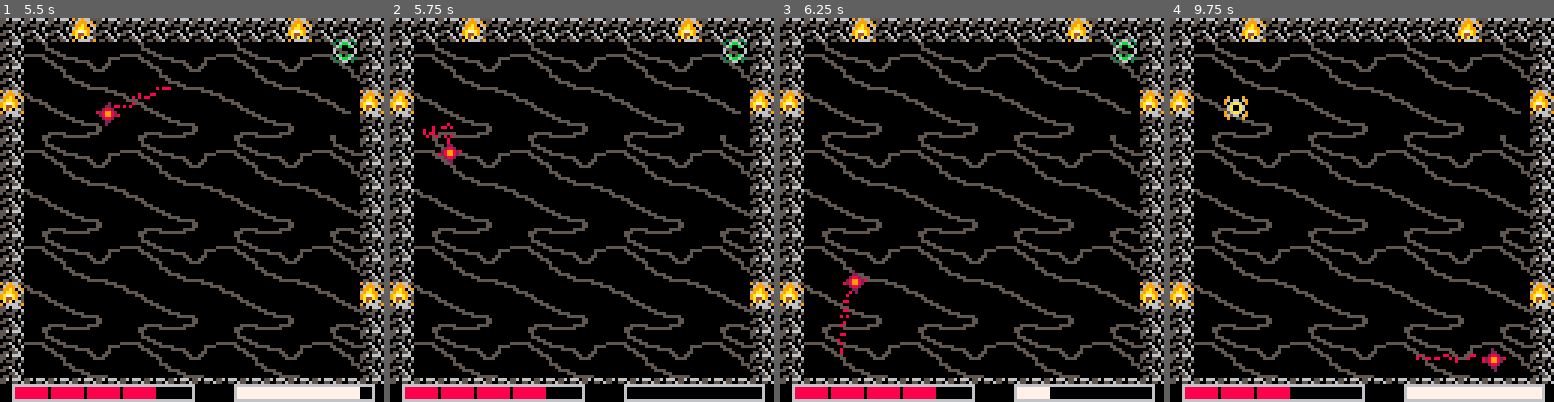
Above: before the commit, frames 1-4 (left to right).
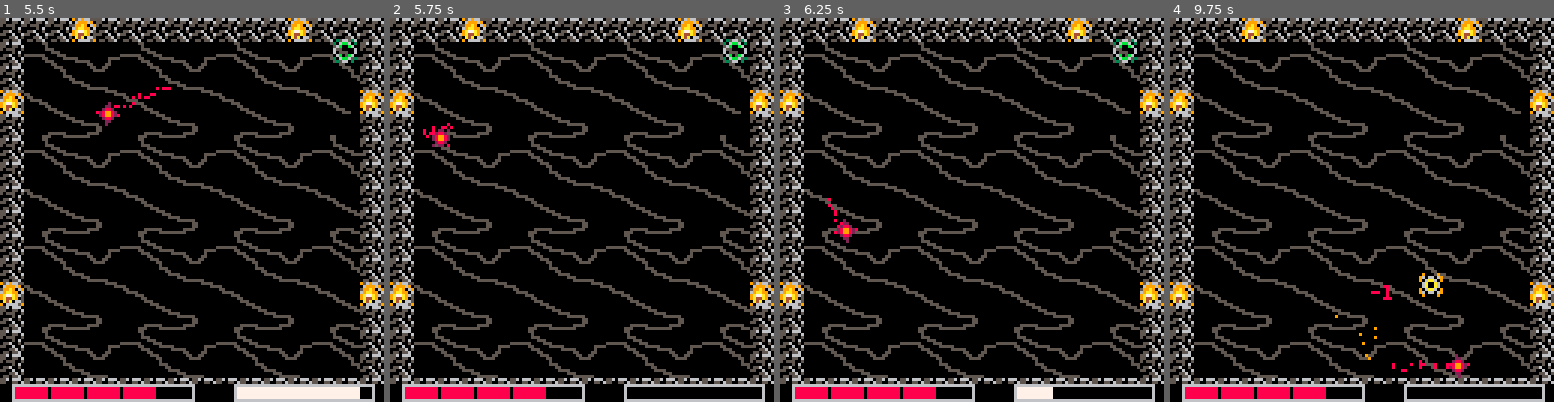
Above: after the commit, the same moments.

Repository: Nakeeb0/NAHL
Game: PICO-8 cartridge nahl.p8
Two runs of this game, one before a commit and one after it. Both use one fixed random seed, a clock stepped at 60 frames per second and the inputs below.
Inputs:
- Up to frame 1 (5.5 s): tap X (X key) at 0.33, 1.07, 1.85, 2.97, 4.08, 5.2 s; tap O (Z key) at 0.7, 1.7, 2.1, 2.5, 2.9, 3.3, 3.7, 4.1, 4.5, 4.9, 5.3 s; hold Right 1.6-2.1 s; hold Up 2.15-2.42 s; hold Right 2.47-3.03 s; hold Left 3.08-3.58 s; hold Down 3.63-3.97 s; hold Right 4.02-4.68 s; hold Up 4.73-5.03 s; hold Left from 5.08 s (still down)
- Up to frame 2 (5.75 s): release Left at 5.68 s; tap O (Z key) at 5.7 s; hold Down from 5.73 s (still down)
- Up to frame 3 (6.25 s): release Down at 6.03 s; hold Right from 6.08 s (still down); tap O (Z key) at 6.1 s
- Up to frame 4 (9.75 s): tap X (X key) every 1.12 s from 6.32 to 9.67 s; tap O (Z key) every 0.4 s from 6.5 to 9.7 s; release Right at 6.58 s; hold Right 6.63-7.13 s; hold Up 7.18-7.45 s; hold Right 7.5-8.07 s; hold Left 8.12-8.62 s; hold Down 8.67-9 s; hold Right 9.05-9.72 s

Frame 1 is identical in both runs. In frame 2, 0.3% of the frame differs, in the area x 10-19%, y 28-39%; in frame 3, 0.5%; in frame 4, 2.4%, in the area x 14-97%, y 20-100%.

Commit message:
made player its own class and reduced actor bloat

Diff:
--- a/nahl.lua
+++ b/nahl.lua
@@ -24,22 +24,9 @@
 
 	enemies = {}
 	actor = {}
-	player = make_actor(17, 32+arenax, 32+arenay)
-	player.w = 3
-	player.h = 3
-	player.accel = 0.1
-	player.force = 1.5
-	player.weight = 2
-	player.friction = 0.975
-	player.team = 0
-	player.hp = 5
-	player.hp_max = 5
-	player.force_threshold = 0.35
-	player.damage = 1
-	player.type = "player"
+	player = pc.new(17, 32+arenax, 32+arenay)
 	level_up_options = {}
 	selected_option = 1
-	player.force_threshold = 0.5
 	load_arena(curr_arena)
 end
 
--- a/player.lua
+++ b/player.lua
@@ -1,5 +1,40 @@
 trail_running_for = 0
 last_input = false
+
+pc = {}
+pc.__index = pc
+
+function pc:dash(input_vec)
+	if timer - last_pressed.special1 >= self.dash_cooldown and self.vel:magnitude() > 0 then
+		last_pressed.special1 = timer
+		self.vel = input_vec:normalize() * self.dash_speed * self.vel:magnitude()
+		sfx(2)
+	end
+end
+
+function pc.new(index, x, y)
+	player = make_actor(index, x, y)
+	setmetatable(player, pc)
+	player.w = 3
+	player.dash_speed = 2
+	player.dash_cooldown = 120
+	player.power_ups = 0
+	player.h = 3
+	player.accel = 0.1
+	player.force = 1.5
+	player.weight = 2
+	player.friction = 0.975
+	player.team = 0
+	player.hp = 5
+	player.hp_max = 5
+	player.force_threshold = 0.5
+	player.damage = 1
+	player.type = "player"
+	player.ability1 = pc.dash
+	return player
+end
+
+
 function player_input()
 	local x = 0
 	local y = 0
@@ -39,12 +74,8 @@
 	local input_vec = vec2d.new(x, y)
 	local input_acc = input_vec:normalize() * player.accel
 	player.vel += input_acc
-	if btn(4) and input_vec:magnitude() > 0 then
-		if timer - last_pressed.special1 >= player.dash_cooldown then
-			last_pressed.special1 = timer
-			player.vel = input_vec:normalize() * player.dash_speed * player.vel:magnitude()
-			sfx(2)
-		end
+	if btn(4) then
+		player:dash(input_vec)
 	end
 
 	if input_vec:magnitude() == 0 and last_input == true then
